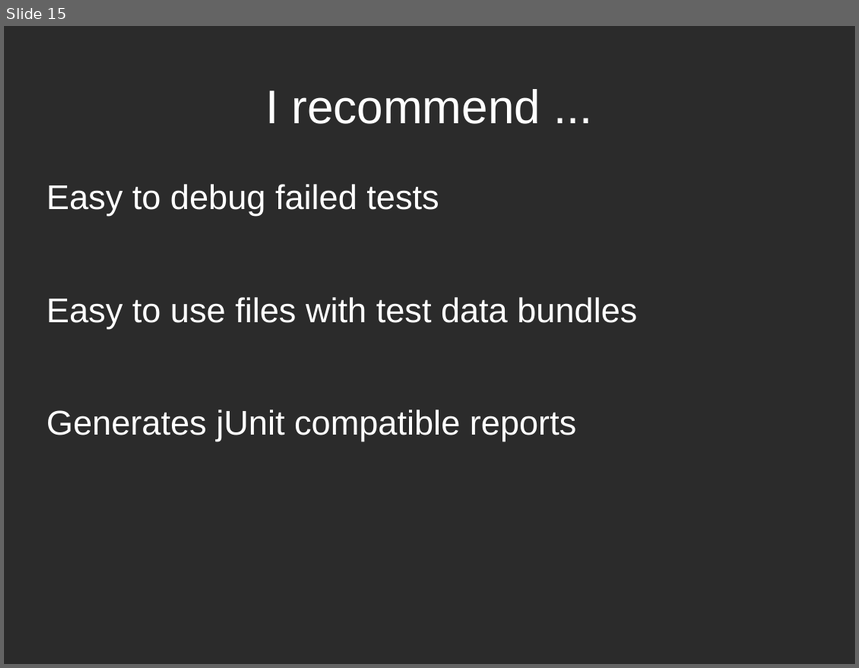
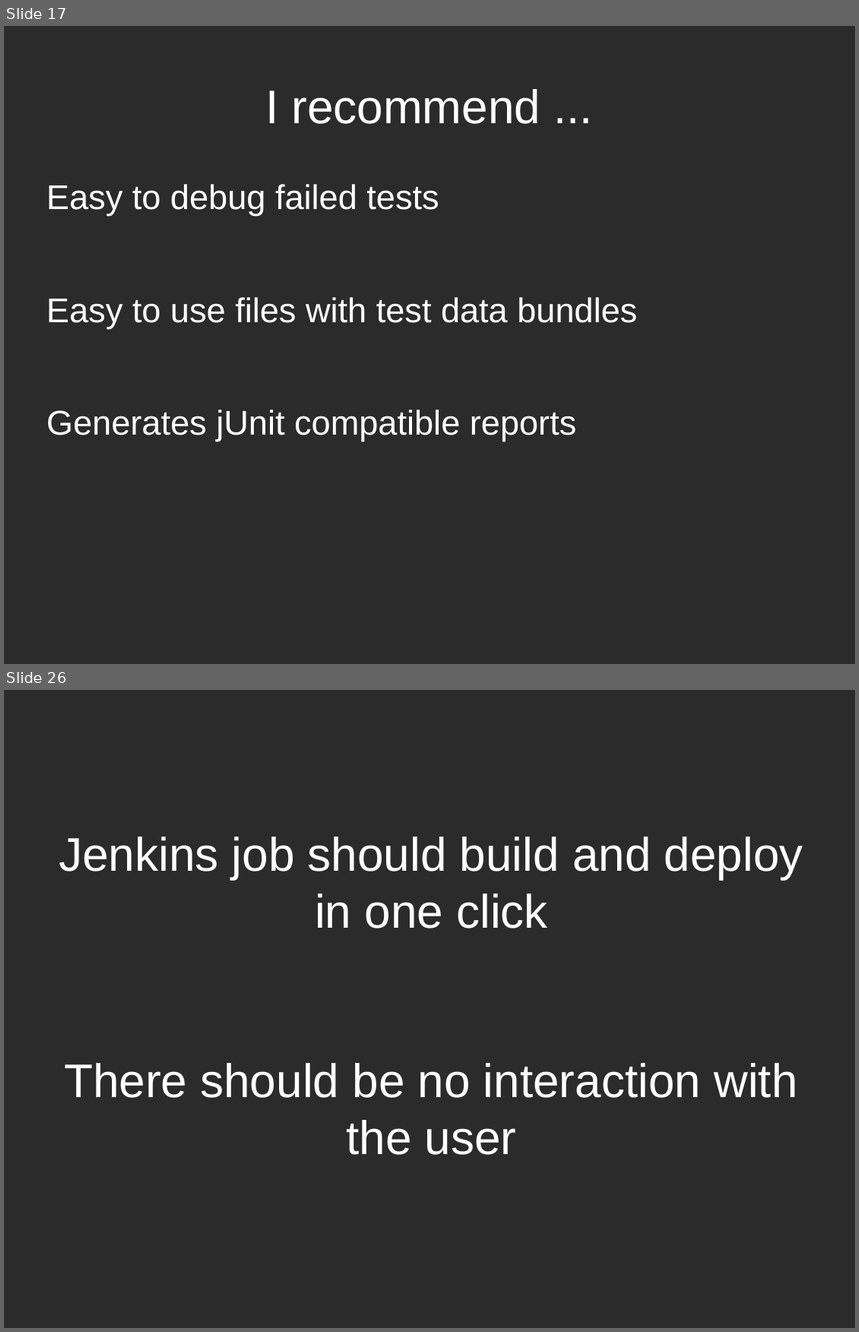
Before and after one commit to dodikk/iContinuousIntegration-slides, a slide deck: ciPresentation.odp. Shown one above the other, each under a label of ours: slide 15 before the commit, slides 17 and 26 after it; the slides between them are not shown. The pictures are 859x668 and 859x1332 pixels, drawn with LibreOffice and Linux fonts; fonts in the diff are those of the drawing; background and template pictures are left out; a plain dark background stands for a picture behind light text. Boxes give left, top, right and bottom in pixels: in the first picture for what was removed or moved away, otherwise in the second. Text is boxed around its words. In the diff, an @@ line names an element or a change of style, - is before the commit and + after.

```diff
--- a/ciPresentation.odp
+++ b/ciPresentation.odp
@@ slide 26 added at <box>4,690,855,1328</box>, background picture (left out) @@
@@ title added at <box>59,837,804,1155</box>, 44 pt, text #FFFFFF @@
+Jenkins job should build and deploy in one click
+There should be no interaction with the user
@@ what was slide 15 is now slide 17 @@
```
Also in this commit, not shown: 22 other slides added, 1 slide removed, 1 other file.
